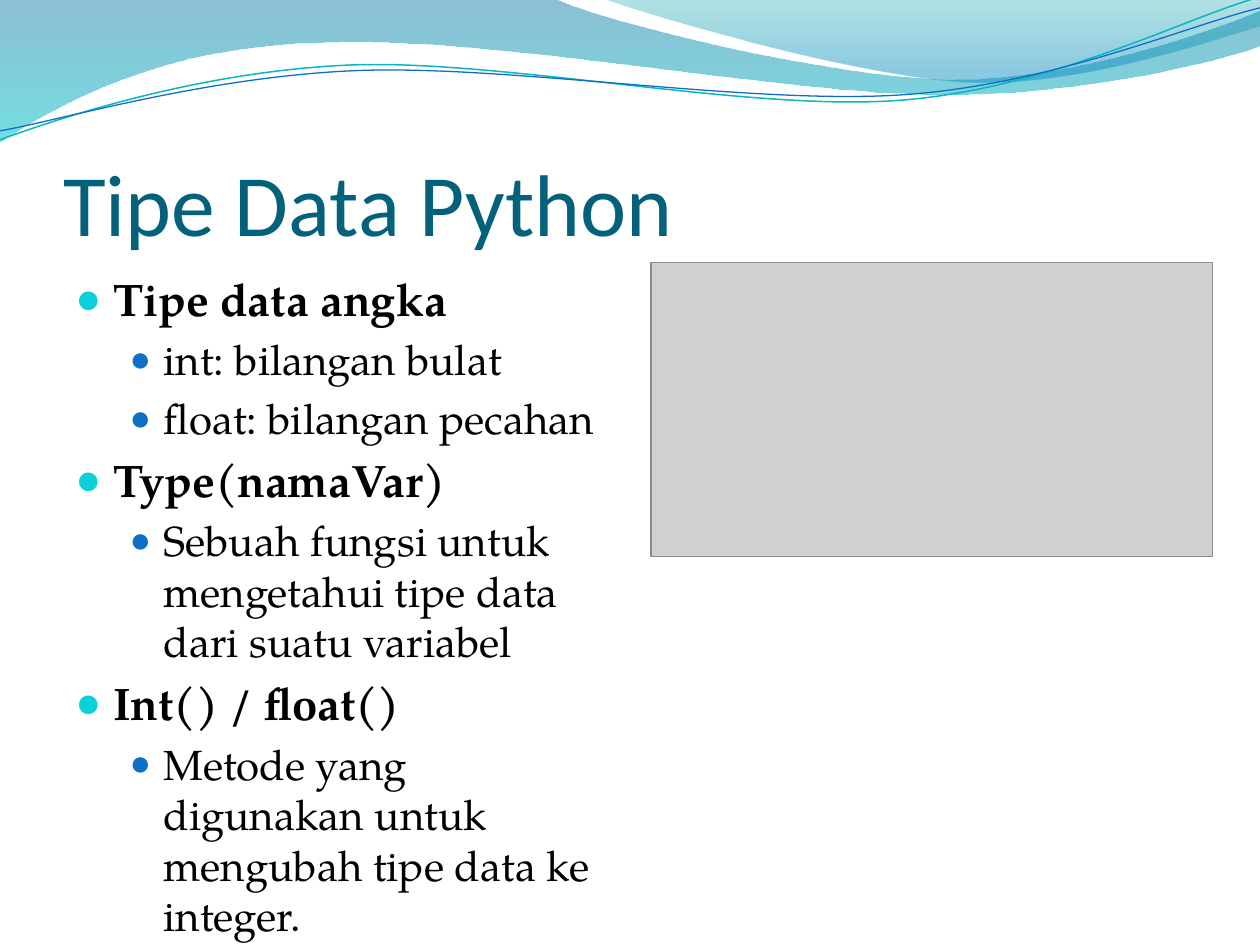
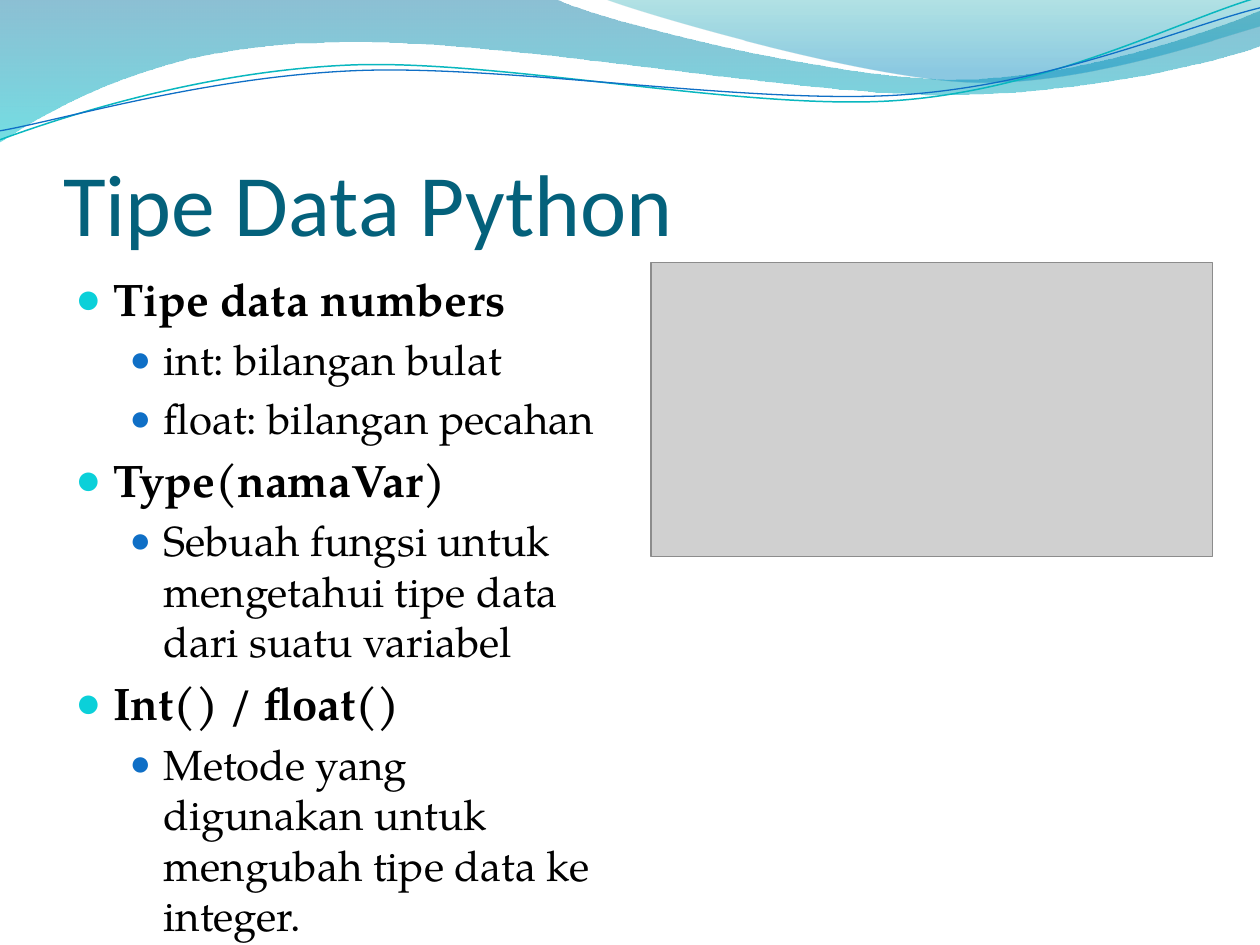
Before and after one commit to dizolette/DeepLearningAlbert, a slide deck: slide 9 of PPT Albertus Dwi S.pptx. Drawn at 1260x945 pixels with LibreOffice and Linux fonts; fonts in the diff are those of the drawing; grey boxes stand for pictures; background and template pictures are left out. Boxes give left, top, right and bottom in pixels: in the first picture for what was removed or moved away, otherwise in the second. Text is boxed around its words. In the diff, an @@ line names an element or a change of style, - is before the commit and + after.

```diff
--- a/PPT Albertus Dwi S.pptx
+++ b/PPT Albertus Dwi S.pptx
@@ text at bbox=[113, 283, 505, 328]: text changed @@
-● Tipe data angka
+● Tipe data numbers
```
Also in this commit, not shown: 5 other slides changed, 11 slides added.
